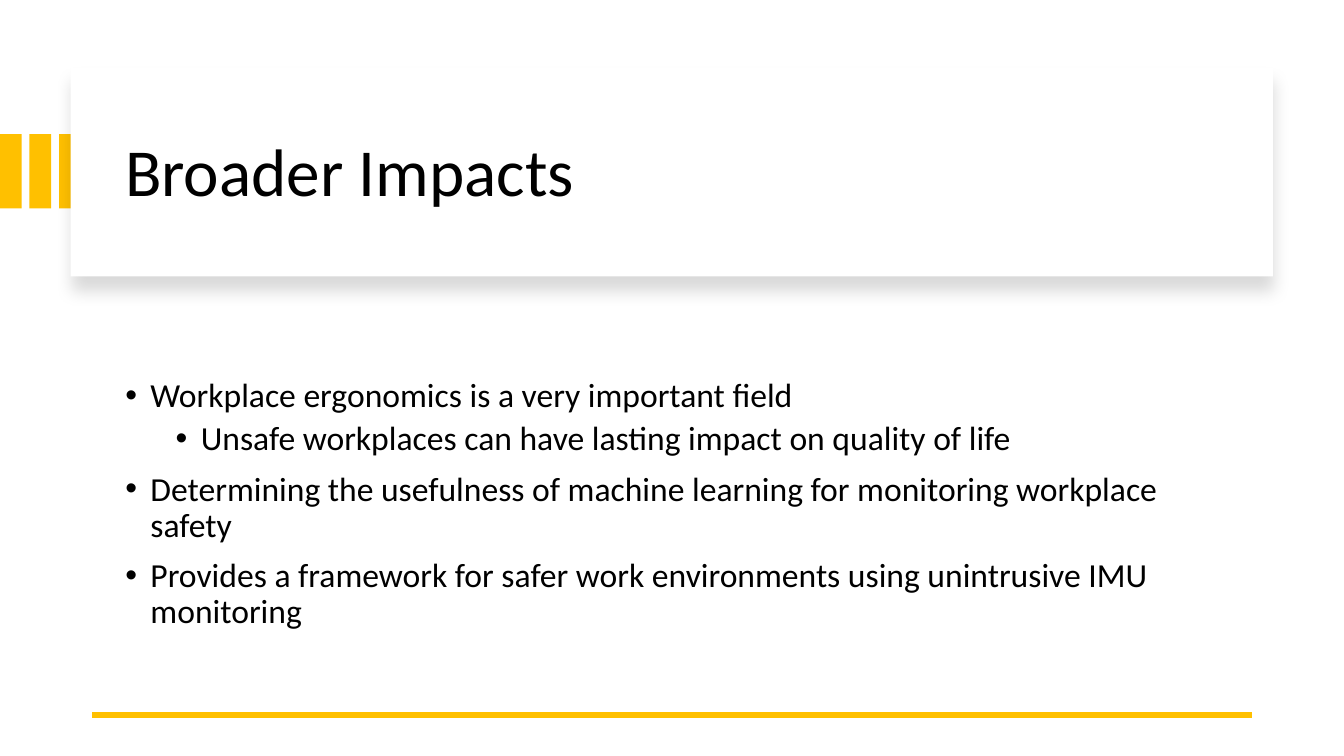
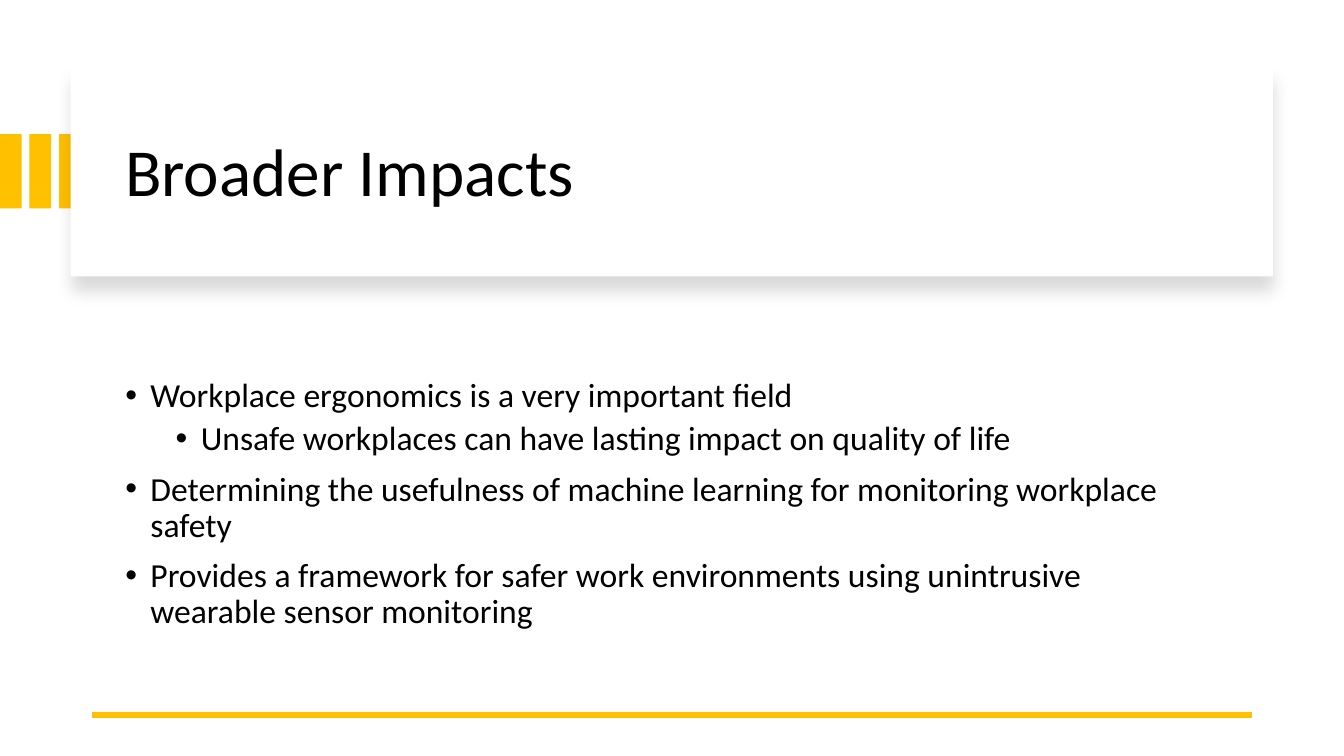
Before and after one commit to brennan-thomas/lift-risk, a slide deck: slide 4 of presentations/final.pptx. Drawn at 1344x756 pixels with LibreOffice and Linux fonts; fonts in the diff are those of the drawing. Boxes give left, top, right and bottom in pixels: in the first picture for what was removed or moved away, otherwise in the second. Text is boxed around its words. In the diff, an @@ line names an element or a change of style, - is before the commit and + after.

```diff
--- a/presentations/final.pptx
+++ b/presentations/final.pptx
@@ text at (150,563,1080,629): text changed @@
-• Provides a framework for safer work environments using unintrusive IMU monitoring
+• Provides a framework for safer work environments using unintrusive wearable sensor monitoring
```
Also in this commit, not shown: 3 other slides changed, 4 slides added, 1 slide removed, 11 other files.
